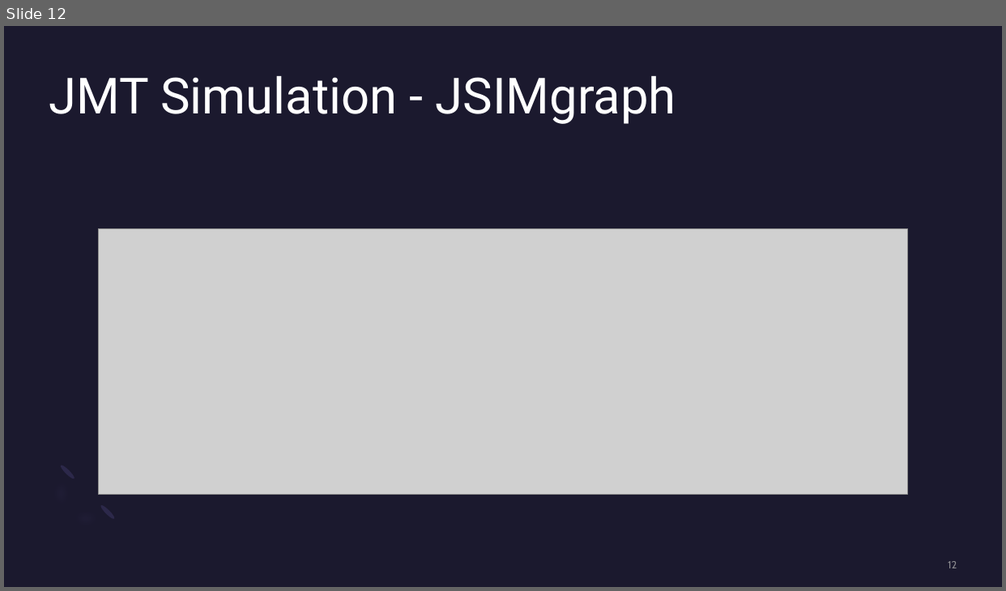
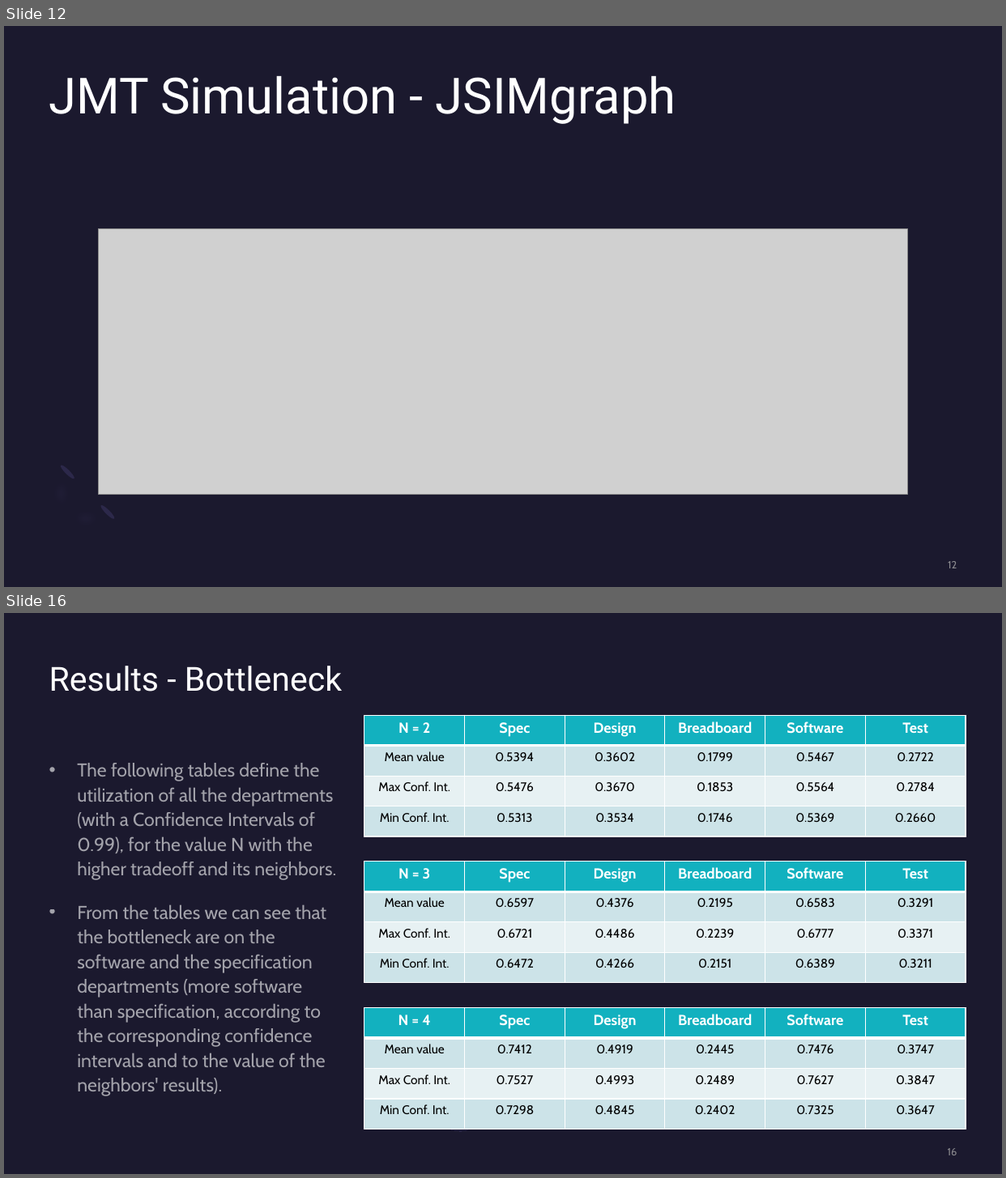
Before and after one commit to TiaSirio/Performance-Evaluation, a slide deck: Project/Project C.pptx. Shown one above the other, each under a label of ours: slide 12 before the commit, slides 12 and 16 after it; the slides between them are not shown. The pictures are 1006x591 and 1006x1178 pixels, drawn with LibreOffice and Linux fonts; fonts in the diff are those of the drawing; grey boxes stand for pictures. Boxes give left, top, right and bottom in pixels: in the first picture for what was removed or moved away, otherwise in the second. Text is boxed around its words. In the diff, an @@ line names an element or a change of style, - is before the commit and + after.

```diff
--- a/Project/Project C.pptx
+++ b/Project/Project C.pptx
@@ slide 16 added at (4,613,1002,1174), background #1B192E @@
@@ title added at (49,666,342,692), 32 pt, text #FFFFFF @@
+Results - Bottleneck
@@ table added at (364,716,967,837), 4 rows, 6 columns @@
+N = 2 | Spec | Design | Breadboard | Software | Test
+Mean value | 0.5394 | 0.3602 | 0.1799 | 0.5467 | 0.2722
+Max Conf. Int. | 0.5476 | 0.3670 | 0.1853 | 0.5564 | 0.2784
+Min Conf. Int. | 0.5313 | 0.3534 | 0.1746 | 0.5369 | 0.2660
@@ text added at (77,763,336,1097), 18 pt, text #FFFFFF at 60% opacity @@
+• The following tables define the utilization of all the departments (with a Confidence Intervals of 0.99), for the value N with the higher tradeoff and its neighbors.
+• From the tables we can see that the bottleneck are on the software and the specification departments (more software than specification, according to the corresponding confidence intervals and to the value of the neighbors' results).
@@ table added at (364,862,967,983), 4 rows, 6 columns @@
+N = 3 | Spec | Design | Breadboard | Software | Test
+Mean value | 0.6597 | 0.4376 | 0.2195 | 0.6583 | 0.3291
+Max Conf. Int. | 0.6721 | 0.4486 | 0.2239 | 0.6777 | 0.3371
+Min Conf. Int. | 0.6472 | 0.4266 | 0.2151 | 0.6389 | 0.3211
@@ table added at (364,1008,967,1130), 4 rows, 6 columns @@
+N = 4 | Spec | Design | Breadboard | Software | Test
+Mean value | 0.7412 | 0.4919 | 0.2445 | 0.7476 | 0.3747
+Max Conf. Int. | 0.7527 | 0.4993 | 0.2489 | 0.7627 | 0.3847
+Min Conf. Int. | 0.7298 | 0.4845 | 0.2402 | 0.7325 | 0.3647
@@ freeform shape added at (393,1008,528,1144), fill gradient #2C284A to #454075 to #1B192E @@
@@ ellipse added at (394,1050,487,1144), fill gradient #23213C to #2C284A @@
@@ page number added at (948,1148,957,1156), 10 pt, text #A6A6A6 at 80% opacity @@
+16
```
Also in this commit, not shown: 8 slides changed, 1 slide removed, 3 other files.
